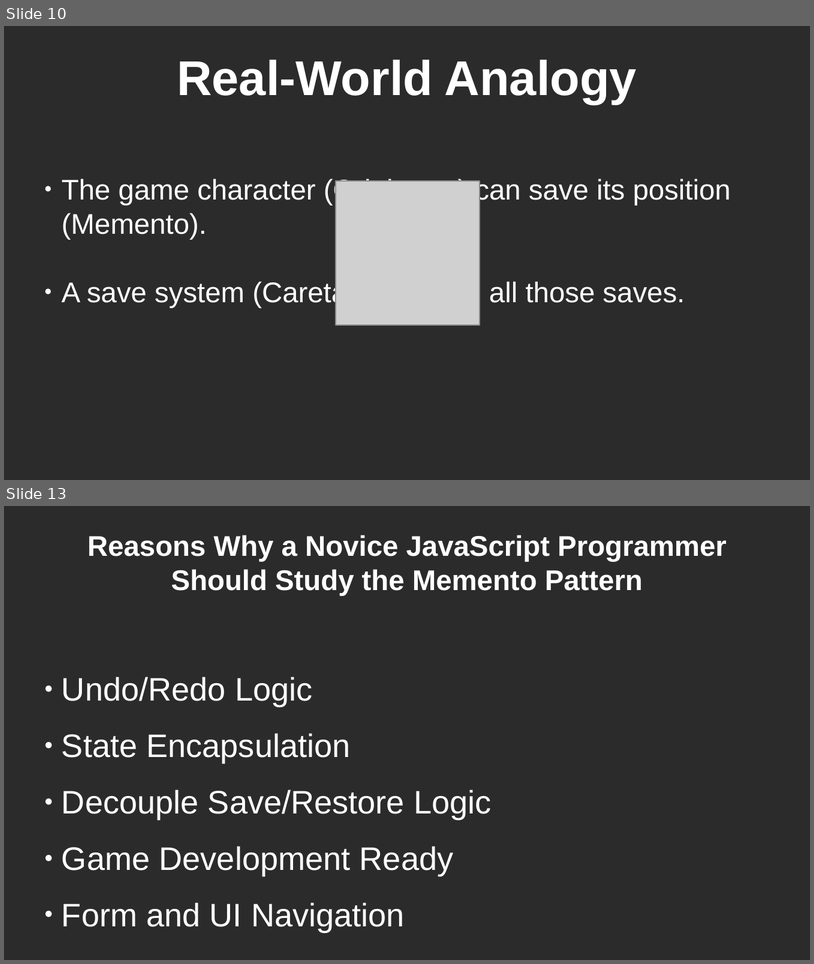
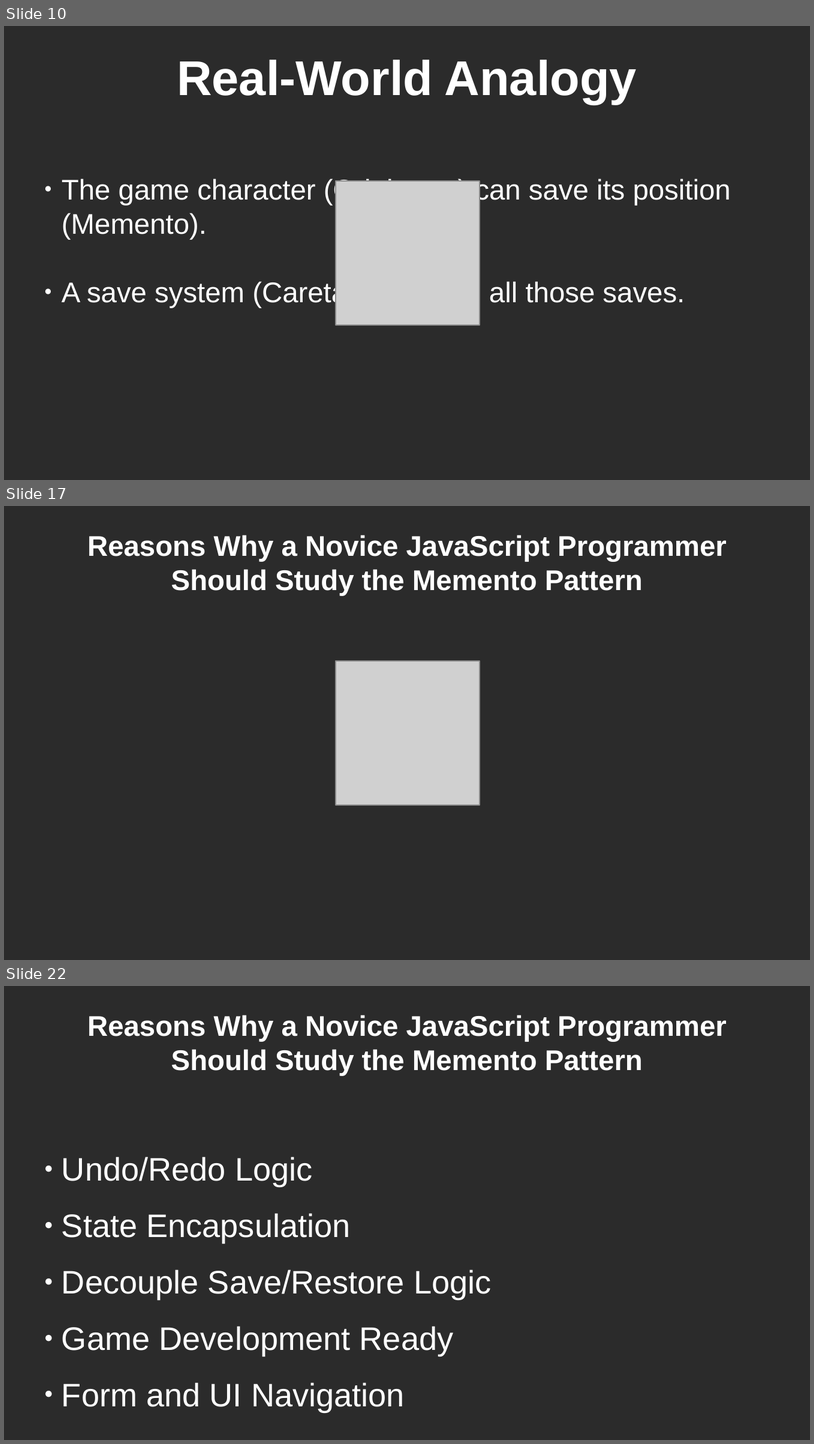
Before and after one commit to RayAndrade/JavaScriptStudy, a slide deck: Behavioral/Memento/intro.odp. Shown one above the other, each under a label of ours: slides 10 and 13 before the commit, slides 10, 17 and 22 after it; the slides between them are not shown. The pictures are 814x964 and 814x1444 pixels, drawn with LibreOffice and Linux fonts; fonts in the diff are those of the drawing; grey boxes stand for pictures; background and template pictures are left out; a plain dark background stands for a picture behind light text. Boxes give left, top, right and bottom in pixels: in the first picture for what was removed or moved away, otherwise in the second. Text is boxed around its words. In the diff, an @@ line names an element or a change of style, - is before the commit and + after.

```diff
--- a/Behavioral/Memento/intro.odp
+++ b/Behavioral/Memento/intro.odp
@@ slide 17 added at <box>4,506,810,960</box>, background picture (left out) @@
@@ title added at <box>87,535,727,596</box>, 28 pt, text #FFFFFF, bold @@
+Reasons Why a Novice JavaScript Programmer Should Study the Memento Pattern
@@ picture added at <box>336,661,480,805</box> @@
@@ what was slide 13 is now slide 22 @@
```
Also in this commit, not shown: 3 slides changed, 8 other slides added, 12 other files.
